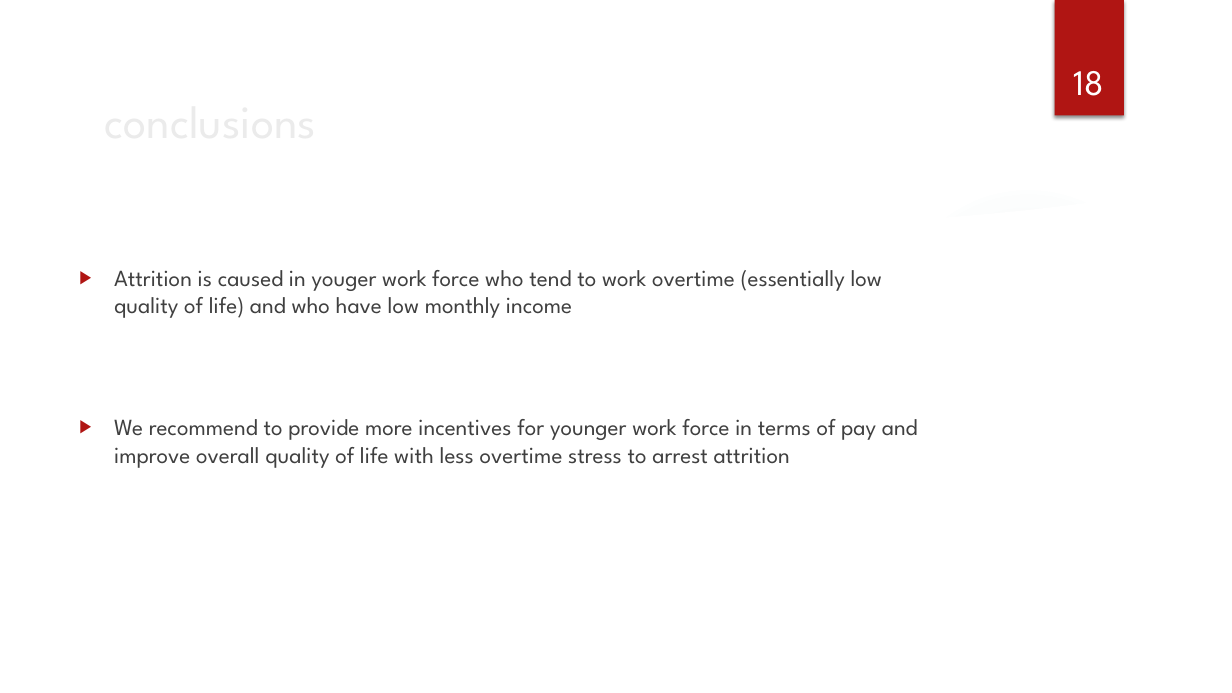
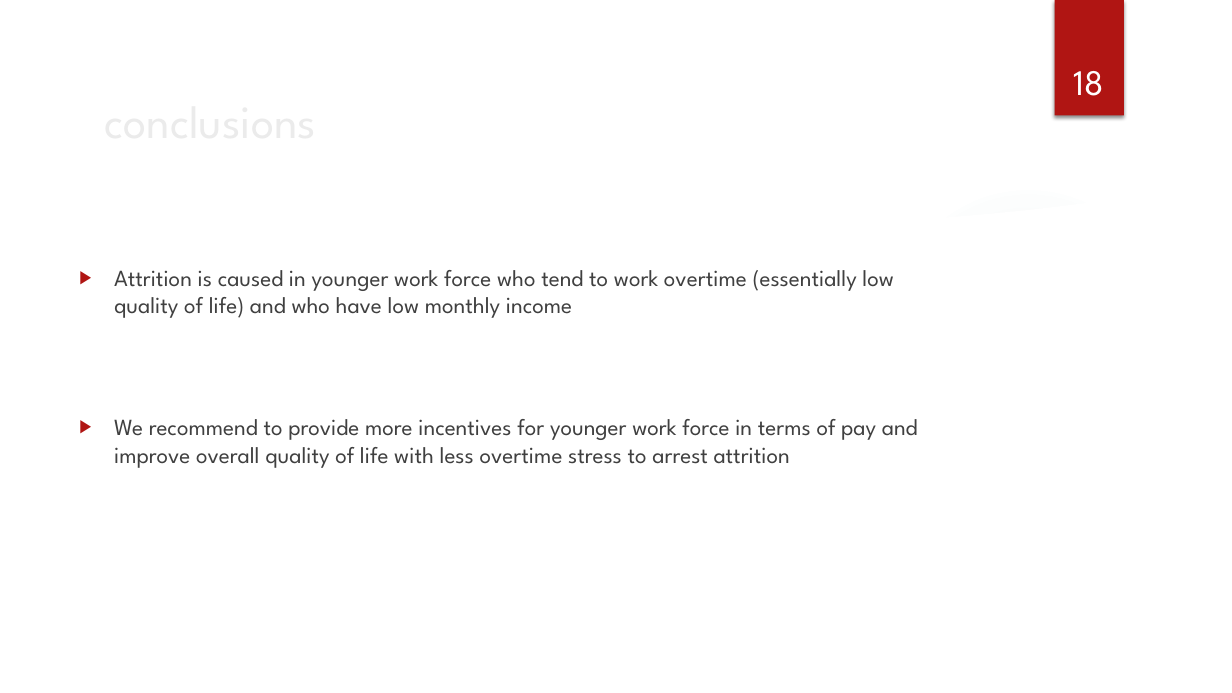
Before and after one commit to Ujustwaite/DDS_Case_Study_2, a slide deck: slide 18 of DraftPresentation.pptx. Drawn at 1232x693 pixels with LibreOffice and Linux fonts; fonts in the diff are those of the drawing; background and template pictures are left out. Boxes give left, top, right and bottom in pixels: in the first picture for what was removed or moved away, otherwise in the second. Text is boxed around its words. In the diff, an @@ line names an element or a change of style, - is before the commit and + after.

```diff
--- a/DraftPresentation.pptx
+++ b/DraftPresentation.pptx
@@ text at (114, 270, 894, 318): text changed @@
-▶ Attrition is caused in youger work force who tend to work overtime (essentially low quality of life) and who have low monthly income
+▶ Attrition is caused in younger work force who tend to work overtime (essentially low quality of life) and who have low monthly income
```
Also in this commit, not shown: 1 other slide changed.
